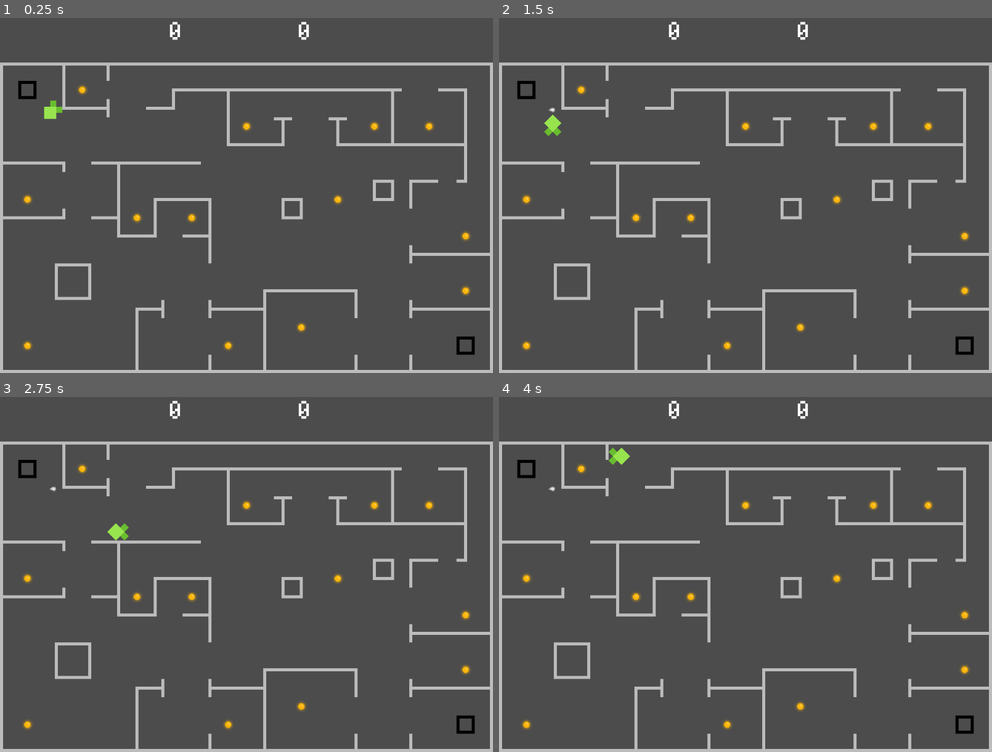
Above: before the commit, frames 1-4 (two rows, left to right).
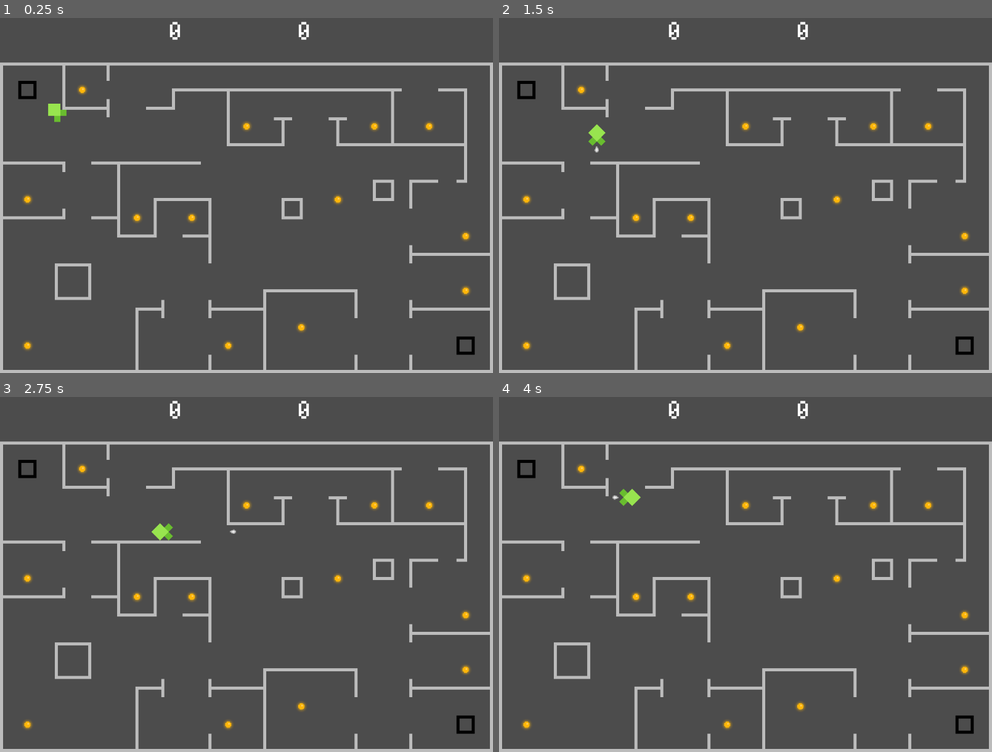
Above: after the commit, the same moments.

Repository: Kowagatte/TDClient
Game: Godot game, scene res://screens/Game.tscn
Same seed, same stepped clock (60 frames per second), same inputs: the game is played once before the commit and once after it. This scene is started directly instead of the project's main scene.
Inputs (mouse positions are in pixels of both pictures, inside the frame that each line leads up to):
- Up to frame 1 (0.25 s): no input
- Up to frame 2 (1.5 s): tap Enter at 0.5 s; move the mouse to (853, 174) at 0.52 s; press the mouse at (853, 174) at 0.53 s; hold D (move_right) 0.53-1.28 s; move the mouse to (646, 209) at 1.27 s; release the mouse at (646, 209) at 1.28 s; hold S (move_down) from 1.28 s (still down); click (646, 209) at 1.35 s
- Up to frame 3 (2.75 s): tap Space at 2 s; move the mouse to (295, 492) at 2.02 s; release S (move_down) at 2.03 s; press the mouse at (295, 492) at 2.03 s; hold D (move_right) from 2.03 s (still down)
- Up to frame 4 (4 s): move the mouse to (720, 641) at 2.77 s; release D (move_right) at 2.78 s; release the mouse at (720, 641) at 2.78 s; hold W (move_up) 2.78-3.53 s; click (720, 641) at 2.85 s; move the mouse to (893, 624) at 3.52 s; press the mouse at (893, 624) at 3.53 s; hold A (move_left) from 3.53 s (still down)

The runs differ from the first frame. In frame 1, 0.1% of the frame differs, in the area x 8-14%, y 23-30%; in frame 2, 0.3%; in frame 3, 0.3%; in frame 4, 0.3%, in the area x 10-29%, y 14-31%.

Commit message:
Update Player.gd

Diff:
--- a/scripts/Player.gd
+++ b/scripts/Player.gd
@@ -2,7 +2,7 @@
 
 var move_speed = 192
 var last_velocity = Vector2.ZERO
-var velocity = Vector2(0, 0)
+var velocity = Vector2(1, 1) #setting this to (1, 1) instead of (0, 0) fixed the bullet getting stuck at start glitch, but cuses the player to face to the bottem right
 var rotation_map = [[270, 225, 180], [315, 0, 135], [0, 45, 90]]
 
 # [up, down, right, left]
